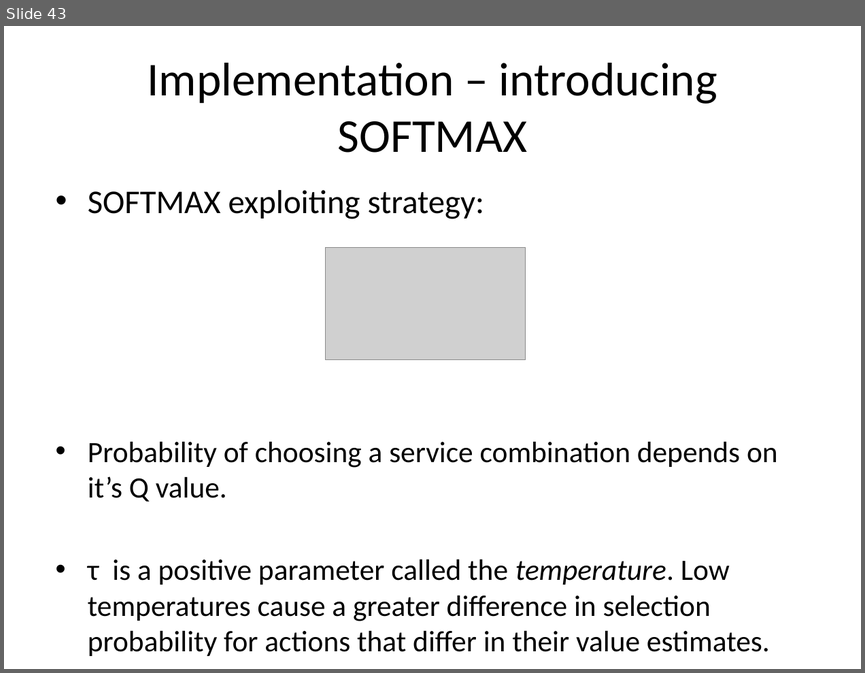
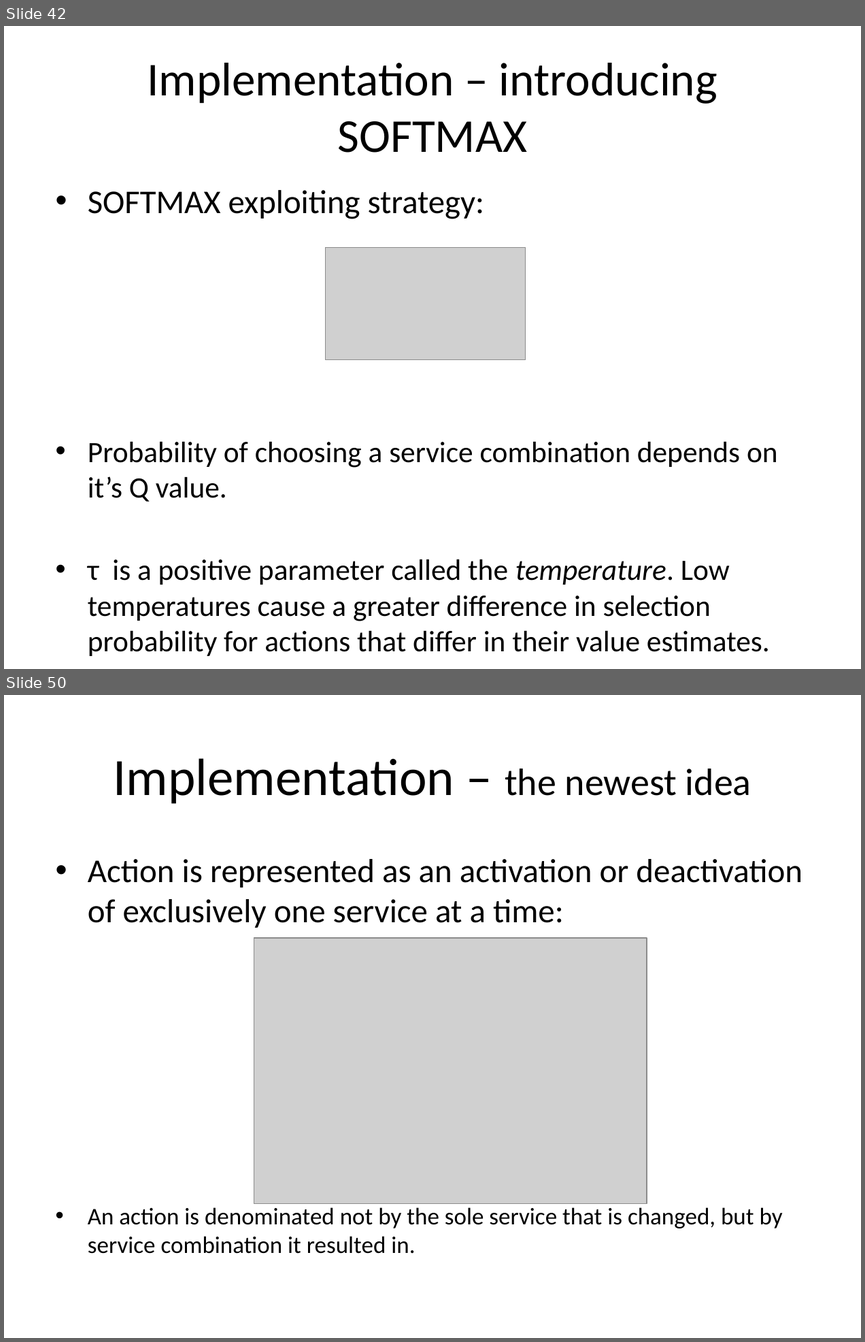
Before and after one commit to ro1208984/learning.java, a slide deck: Mobile Day presentation.pptx. Shown one above the other, each under a label of ours: slide 43 before the commit, slides 42 and 50 after it; the slides between them are not shown. The pictures are 865x673 and 865x1342 pixels, drawn with LibreOffice and Linux fonts; fonts in the diff are those of the drawing; grey boxes stand for pictures. Boxes give left, top, right and bottom in pixels: in the first picture for what was removed or moved away, otherwise in the second. Text is boxed around its words. In the diff, an @@ line names an element or a change of style, - is before the commit and + after.

```diff
--- a/Mobile Day presentation.pptx
+++ b/Mobile Day presentation.pptx
@@ slide 50 added at bbox=[4, 695, 861, 1338], background #FFFFFF @@
@@ title added at bbox=[113, 758, 751, 804], 44 pt, text #000000 @@
+Implementation – the newest idea
@@ text added at bbox=[88, 859, 802, 1253], 20 pt, text #000000 @@
+• Action is represented as an activation or deactivation of exclusively one service at a time:
+• An action is denominated not by the sole service that is changed, but by service combination it resulted in.
@@ picture added at bbox=[254, 938, 647, 1203] @@
@@ what was slide 43 is now slide 42 @@
```
Also in this commit, not shown: 17 slides changed, 4 other slides added, 2 slides removed.
